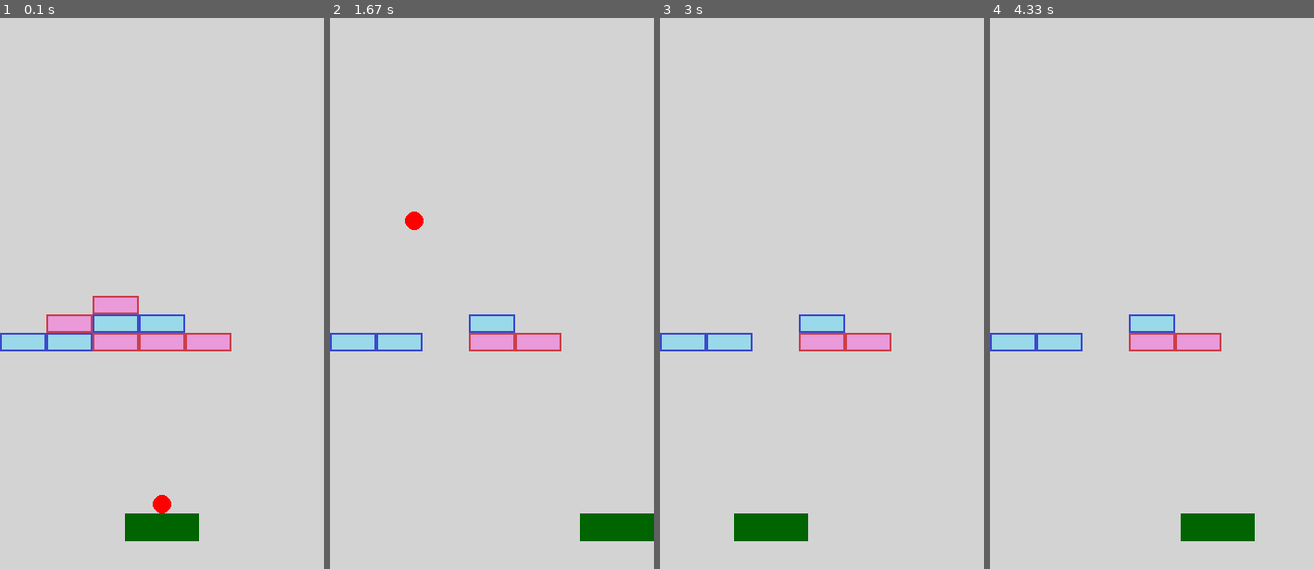
Above: before the commit, frames 1-4 (left to right).
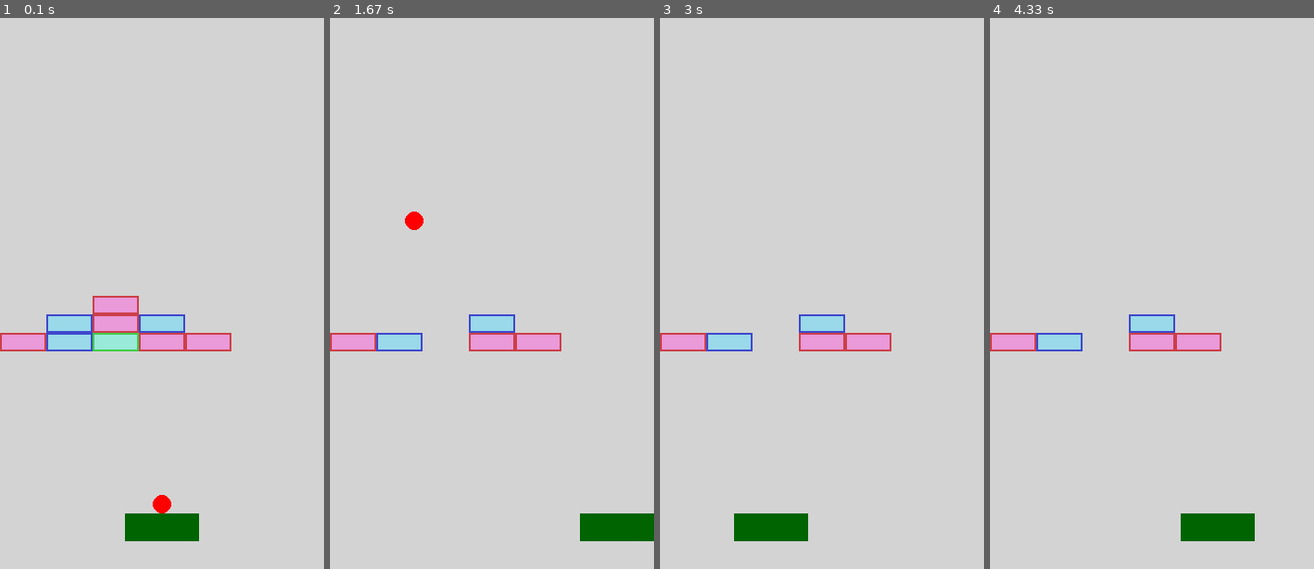
Above: after the commit, the same moments.

Repository: Tequila-Mockingbird-Chevaliers/pygameSummerJam
Game: pygame game, started from main.py
Two runs of this game, one before a commit and one after it. Both use one fixed random seed, a clock stepped at 60 frames per second and the inputs below.
Inputs:
- Up to frame 1 (0.1 s): no input
- Up to frame 2 (1.67 s): hold Space 0.33-0.8 s; hold Right 0.33-0.8 s
- Up to frame 3 (3 s): hold Left 1.83-2.37 s; tap Space at 1.9, 2.2, 2.47, 2.77, 2.9 s; hold Left 2.4-2.8 s; hold Right from 2.83 s (still down)
- Up to frame 4 (4.33 s): tap Space at 3.2, 3.57, 3.87, 4.07 s; release Right at 3.47 s; hold Left 3.5-3.97 s; hold Right from 4 s (still down)

The runs differ from the first frame. In frame 1, 1.9% of the frame differs, in the area x 0-43%, y 53-61%; in frame 2, 0.5%; in frame 3, 0.5%; in frame 4, 0.5%.

Commit message:
add more docstrings

Diff:
--- a/src/entities/ball.py
+++ b/src/entities/ball.py
@@ -13,7 +13,7 @@
 
     def __init__(self, game_state: GameState):
         """
-        Initialise Ball class
+        Initialize Ball class
         """
         super().__init__(game_state, game_state.assets.ball)
         self.rect.center = (const.WIDTH // 2, const.HEIGHT - 75)
@@ -24,6 +24,9 @@
         ).normalize()
 
     def update(self):
+        """
+        Run an update operation on the Ball object
+        """
         if not self.game_state.in_play:
             self.rect.centerx = self.game_state["paddle"].rect.centerx
         else:
--- a/src/entities/brick.py
+++ b/src/entities/brick.py
@@ -1,3 +1,5 @@
+from __future__ import annotations
+
 import random
 
 from src.entities.game_object import GameObject
@@ -5,9 +7,19 @@
 
 
 class Brick(GameObject):
-    def __init__(self, game_state: GameState, grid):
+    """
+    Brick object
+    """
+
+    def __init__(self, game_state: GameState, grid: tuple[int, int]):
+        """
+        Initialize Brick class
+        """
         super().__init__(game_state, random.choice(game_state.assets.bricks))
         self.rect.topleft = (grid[0] * 50, 300 + grid[1] * 20)
 
     def remove(self):
+        """
+        When the brick is removed, increment score
+        """
         self.game_state.add_score(10)
--- a/src/entities/brick_generator.py
+++ b/src/entities/brick_generator.py
@@ -8,7 +8,7 @@
 
     def __init__(self, level: int):
         """
-        Initialise BrickGenerator
+        Initialize BrickGenerator
         """
         self.bricks: list[tuple[int, int]] = []
         self.load_level(level)
--- a/src/entities/game_object.py
+++ b/src/entities/game_object.py
@@ -16,9 +16,12 @@
     def __init__(
         self,
         game_state: GameState,
-        image: Optional[pygame.surface.Surface],
+        image: pygame.surface.Surface,
         rect: Optional[pygame.rect.Rect] = None,
     ):
+        """
+        Initialize GameObject class
+        """
         if rect is None:
             rect = image.get_rect()
         self.image = image
@@ -26,14 +29,23 @@
         self.game_state = game_state
 
     def remove(self):
-        pass
+        """
+        Removes the GameObject
+        """
 
     def events(self, events: list[pygame.event.Event]):
-        pass
+        """
+        GameObject process events
+        """
 
     def update(self):
-        pass
+        """
+        Runs an update operation
+        """
 
     def render(self, screen: pygame.Surface):
+        """
+        Render the GameObject onto the screen
+        """
         if self.image is not None and self.rect is not None:
             screen.blit(self.image, self.rect)
--- a/src/entities/laser.py
+++ b/src/entities/laser.py
@@ -11,11 +11,21 @@
 
 
 class Laser(GameObject):
+    """
+    Laser class
+    """
+
     def __init__(self, game_state: GameState, spaceship: Spaceship):
+        """
+        Initialize Laser class
+        """
         super().__init__(game_state, game_state.assets.laser)
         self.rect.center = spaceship.rect.center
 
     def update(self):
+        """
+        Runs an update operation
+        """
         self.rect.y += const.LASER_SPEED
         if self.rect.y > const.HEIGHT + 50:
             self.remove()
--- a/src/entities/object_manager.py
+++ b/src/entities/object_manager.py
@@ -21,7 +21,7 @@
 
     def __init__(self):
         """
-        Initialise ObjectGroup class
+        Initialize ObjectGroup class
         """
         self.objects: list[GameObject] = []
 
@@ -78,11 +78,14 @@
 
     def __init__(self):
         """
-        Initialise ObjectManager class
+        Initialize ObjectManager class
         """
         self.objects: dict[str, ObjectGroup] = {}
 
     def __getitem__(self, name: str) -> GameObject:
+        """
+        Gets the first GameObject that belongs to the particular ObjectGroup
+        """
         return self.objects[name].objects[0]
 
     def add_object(self, name: str, obj: GameObject):
--- a/src/entities/paddle.py
+++ b/src/entities/paddle.py
@@ -7,12 +7,22 @@
 
 
 class Paddle(GameObject):
+    """
+    Paddle class
+    """
+
     def __init__(self, game_state: GameState):
+        """
+        Initialize Paddle class
+        """
         super().__init__(game_state, game_state.assets.paddle)
         self.rect.center = (const.WIDTH // 2, const.HEIGHT - 50)
         self.direction = 0
 
     def events(self, events: list[pygame.event.Event]):
+        """
+        Process events
+        """
         for event in events:
             if event.type == pygame.KEYUP:
                 if (
@@ -30,6 +40,9 @@
                     self.direction = 1
 
     def update(self):
+        """
+        Runs an update operation
+        """
         if self.direction:
             self.rect.x += const.PADDLE_SPEED * self.direction
             if self.rect.x < 0:
--- a/src/entities/spaceship.py
+++ b/src/entities/spaceship.py
@@ -6,12 +6,22 @@
 
 
 class Spaceship(GameObject):
+    """
+    Spaceship class
+    """
+
     def __init__(self, game_state: GameState, location: int):
+        """
+        Initialize GameObject class
+        """
         super().__init__(game_state, game_state.assets.spaceship)
         self.rect.center = (50 + location * 100, -50)
         self.shoot_timer = Timer(const.SPACESHIP_SHOOT_TIMER, start=False)
 
     def update(self):
+        """
+        Runs an update operation
+        """
         if self.rect.centery < 100:
             self.rect.centery += 1
             if self.rect.centery == 95:
--- a/src/scenes/game_scene.py
+++ b/src/scenes/game_scene.py
@@ -21,7 +21,7 @@
 
     def __init__(self, game_state: GameState):
         """
-        Initialise GameScene object
+        Initialize GameScene object
         """
         super().__init__(game_state)
 
@@ -34,6 +34,9 @@
             self.game_state.add_object("bricks", Brick(game_state, brick_pos))
 
     def events(self, events: list[pygame.event.Event]):
+        """
+        Handle events
+        """
         self.game_state.events(events)
         for event in events:
             if event.type == pygame.KEYDOWN:
@@ -41,6 +44,9 @@
                     self.game_state.in_play = True
 
     def update(self):
+        """
+        Update game logic
+        """
         if self.game_state.in_play:
             self.game_state.test_collision("ball", "paddle", self.ball_paddle_collision)
             self.game_state.test_collision("ball", "bricks", self.ball_brick_collision)
@@ -54,10 +60,16 @@
         self.game_state.update()
 
     def render(self, screen: pygame.Surface):
+        """
+        Render game window
+        """
         screen.fill("LIGHTGRAY")
         self.game_state.render(screen)
 
     def ball_paddle_collision(self, objects):
+        """
+        Handle ball and paddle collision
+        """
         ball = self.game_state["ball"]
         paddle = self.game_state["paddle"]
         ball.direction.y *= -1
@@ -67,4 +79,7 @@
         ball.direction = direction
 
     def ball_brick_collision(self, objects):
+        """
+        Handle ball-brick collison
+        """
         self.game_state.remove_object(objects[1])
--- a/src/scenes/scene_manager.py
+++ b/src/scenes/scene_manager.py
@@ -10,7 +10,7 @@
 
     def __init__(self):
         """
-        Initialise SceneManager class
+        Initialize SceneManager class
         """
         self.scene: Optional[Scene] = None
 
--- a/src/state/game_state.py
+++ b/src/state/game_state.py
@@ -9,7 +9,7 @@
 
     def __init__(self):
         """
-        Initialise gamestate class
+        Initialize gamestate class
         """
         super().__init__()
         self.assets = Assets()
--- a/src/timer.py
+++ b/src/timer.py
@@ -8,7 +8,7 @@
 
     def __init__(self, countdown: int, start: bool = True):
         """
-        Initialise timer instance
+        Initialize timer instance
         """
         self.countdown = countdown
         self.last_update: int = 0
